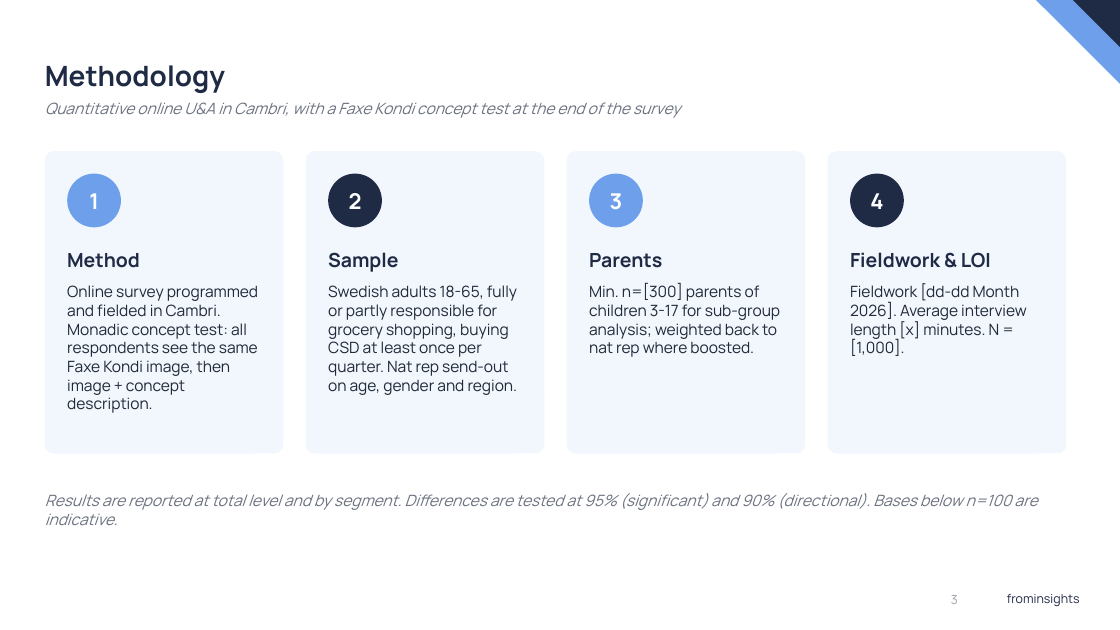
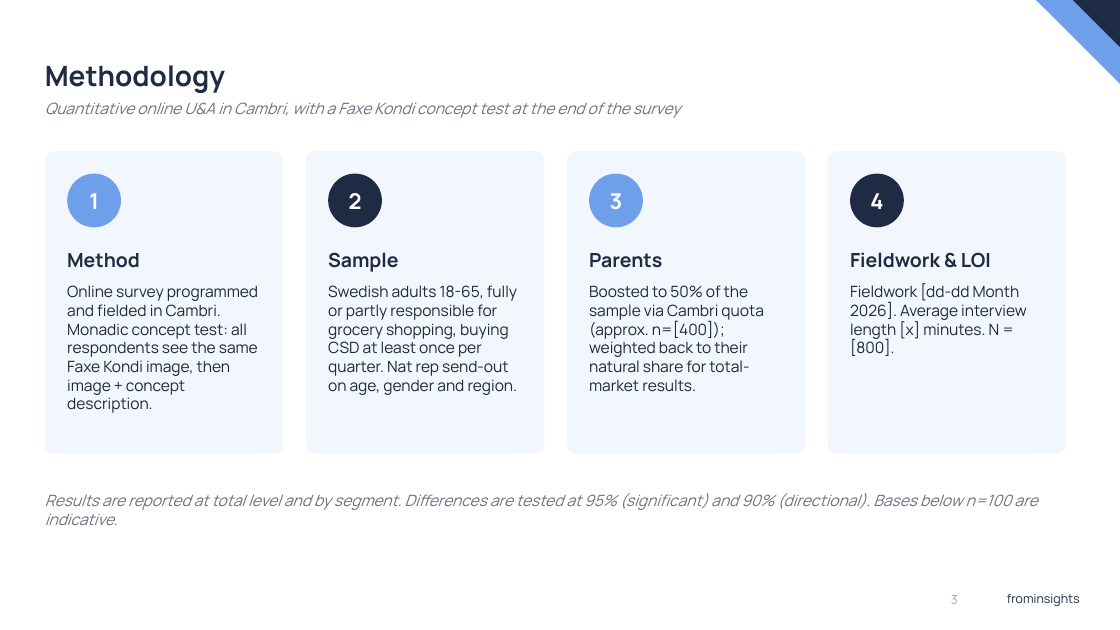
Before and after one commit to JohannOnGitHub/JohannOnGitHub, a slide deck: slide 3 of deliverables/Faxe_Kondi_Report_Template_frominsights.pptx. Drawn at 1120x630 pixels with LibreOffice and Linux fonts; fonts in the diff are those of the drawing; background and template pictures are left out. Boxes give left, top, right and bottom in pixels: in the first picture for what was removed or moved away, otherwise in the second. Text is boxed around its words. In the diff, an @@ line names an element or a change of style, - is before the commit and + after.

```diff
--- a/deliverables/Faxe_Kondi_Report_Template_frominsights.pptx
+++ b/deliverables/Faxe_Kondi_Report_Template_frominsights.pptx
@@ text at box(589, 285, 763, 392): text changed @@
-Min. n=[300] parents of children 3-17 for sub-group analysis; weighted back to nat rep where boosted.
+Boosted to 50% of the sample via Cambri quota (approx. n=[400]); weighted back to their natural share for total-market results.
@@ text at box(850, 283, 1027, 356): text changed @@
-Fieldwork [dd-dd Month 2026]. Average interview length [x] minutes. N = [1,000].
+Fieldwork [dd-dd Month 2026]. Average interview length [x] minutes. N = [800].
```
Also in this commit, not shown: 11 other slides changed, 1 other file.
